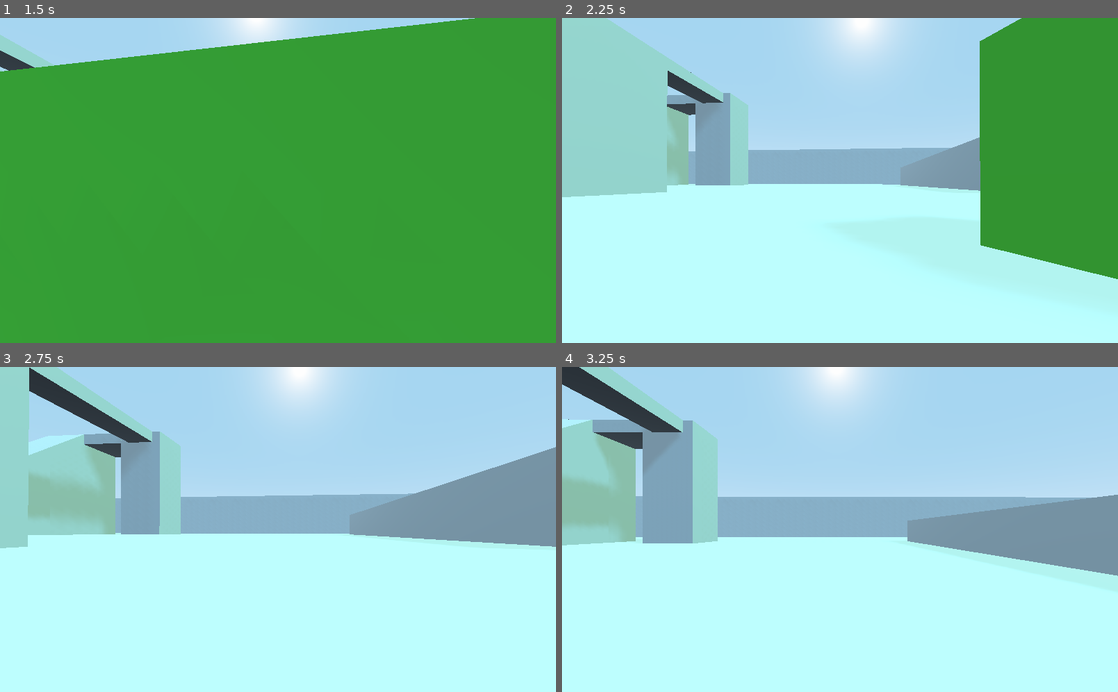
Above: before the commit, frames 1-4 (two rows, left to right).
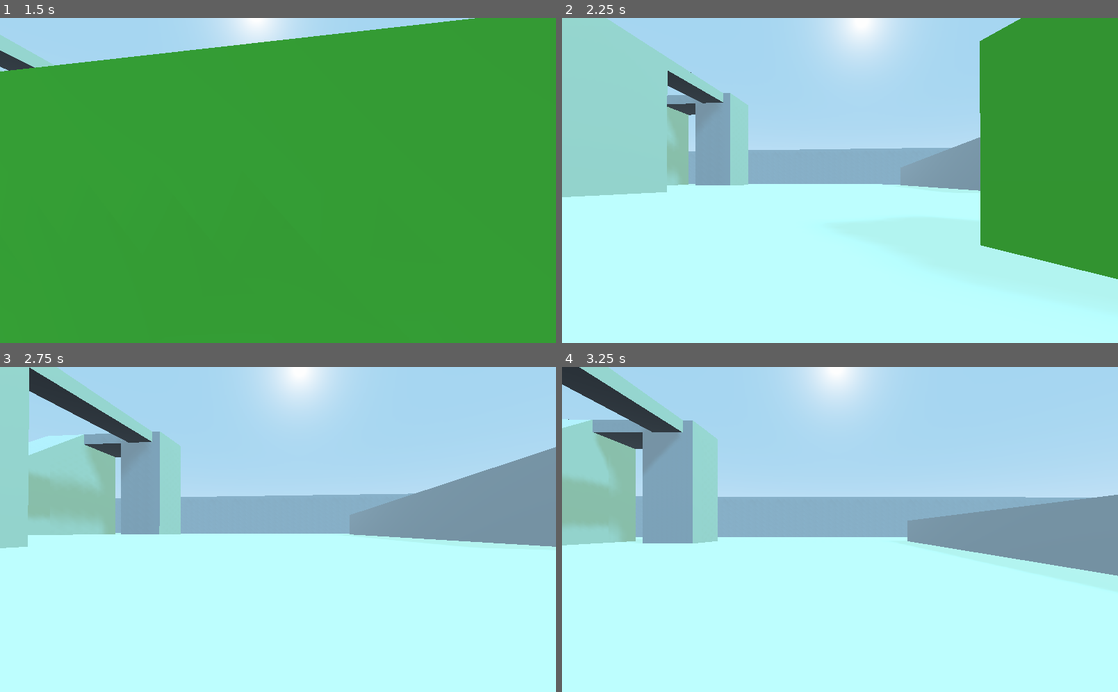
Above: after the commit, the same moments.

Repository: babypandabear3/bpb_fps_controller
Game: Godot game, scene res://demo/demo_scene.tscn
Same seed, same stepped clock (60 frames per second), same inputs: the game is played once before the commit and once after it.
Inputs (mouse positions are in pixels of both pictures, inside the frame that each line leads up to):
- Up to frame 1 (1.5 s): move the mouse to (272, 187) at 0.52 s; hold W (movement_forward) from 0.53 s (still down); tap E (action_activate) at 0.6 s; tap Space (movement_jump) at 0.77 s; move the mouse to (316, 183) at 1.27 s; tap C (action_crouch_toggle) at 1.35 s
- Up to frame 2 (2.25 s): keep holding W (movement_forward); tap Space (movement_jump) at 1.52 s; move the mouse to (795, 177) at 2.02 s; click (795, 177) at 2.1 s
- Up to frame 3 (2.75 s): keep holding W (movement_forward)
- Up to frame 4 (3.25 s): move the mouse to (845, 529) at 2.77 s; release W (movement_forward) at 2.78 s; hold A (movement_left) from 2.78 s (still down); tap Shift (action_sprint) at 2.85 s; tap Space (movement_jump) at 3.02 s

Frame 1 is identical in both runs. In frame 2, less than 0.1% of the frame differs, in the area x 71-96%, y 0-79%; in frame 3, less than 0.1%; in frame 4, less than 0.1%.

Commit message:
add ladder into demo

Diff:
--- a/demo/demo_scene.tscn
+++ b/demo/demo_scene.tscn
@@ -6,6 +6,7 @@
 [ext_resource path="res://demo/rotating_platform.tscn" type="PackedScene" id=4]
 [ext_resource path="res://player_controller/system/grabable_box.tscn" type="PackedScene" id=5]
 [ext_resource path="res://player_controller/system/wind_tunnel.tscn" type="PackedScene" id=6]
+[ext_resource path="res://player_controller/system/ladder.tscn" type="PackedScene" id=7]
 
 [sub_resource type="CubeMesh" id=1]
 size = Vector3( 4, 2, 4 )
@@ -31,16 +32,16 @@
 [sub_resource type="CubeMesh" id=8]
 size = Vector3( 8, 4, 0.5 )
 
+[sub_resource type="ConcavePolygonShape" id=9]
+data = PoolVector3Array( -4, 2, 0.25, 4, 2, 0.25, -4, -2, 0.25, 4, 2, 0.25, 4, -2, 0.25, -4, -2, 0.25, 4, 2, -0.25, -4, 2, -0.25, 4, -2, -0.25, -4, 2, -0.25, -4, -2, -0.25, 4, -2, -0.25, 4, 2, 0.25, 4, 2, -0.25, 4, -2, 0.25, 4, 2, -0.25, 4, -2, -0.25, 4, -2, 0.25, -4, 2, -0.25, -4, 2, 0.25, -4, -2, -0.25, -4, 2, 0.25, -4, -2, 0.25, -4, -2, -0.25, 4, 2, 0.25, -4, 2, 0.25, 4, 2, -0.25, -4, 2, 0.25, -4, 2, -0.25, 4, 2, -0.25, -4, -2, 0.25, 4, -2, 0.25, -4, -2, -0.25, 4, -2, 0.25, 4, -2, -0.25, -4, -2, -0.25 )
+
 [sub_resource type="ConcavePolygonShape" id=10]
 data = PoolVector3Array( -4, 2, 0.25, 4, 2, 0.25, -4, -2, 0.25, 4, 2, 0.25, 4, -2, 0.25, -4, -2, 0.25, 4, 2, -0.25, -4, …(392 unchanged characters)…
 
 [sub_resource type="ConcavePolygonShape" id=11]
 data = PoolVector3Array( -4, 2, 0.25, 4, 2, 0.25, -4, -2, 0.25, 4, 2, 0.25, 4, -2, 0.25, -4, -2, 0.25, 4, 2, -0.25, -4, …(392 unchanged characters)…
 
-[sub_resource type="ConcavePolygonShape" id=12]
-data = PoolVector3Array( -4, 2, 0.25, 4, 2, 0.25, -4, -2, 0.25, 4, 2, 0.25, 4, -2, 0.25, -4, -2, 0.25, 4, 2, -0.25, -4, 2, -0.25, 4, -2, -0.25, -4, 2, -0.25, -4, -2, -0.25, 4, -2, -0.25, 4, 2, 0.25, 4, 2, -0.25, 4, -2, 0.25, 4, 2, -0.25, 4, -2, -0.25, 4, -2, 0.25, -4, 2, -0.25, -4, 2, 0.25, -4, -2, -0.25, -4, 2, 0.25, -4, -2, 0.25, -4, -2, -0.25, 4, 2, 0.25, -4, 2, 0.25, 4, 2, -0.25, -4, 2, 0.25, -4, 2, -0.25, 4, 2, -0.25, -4, -2, 0.25, 4, -2, 0.25, -4, -2, -0.25, 4, -2, 0.25, 4, -2, -0.25, -4, -2, -0.25 )
-
-[sub_resource type="CubeMesh" id=9]
+[sub_resource type="CubeMesh" id=12]
 size = Vector3( 20, 4, 0.5 )
 
 [sub_resource type="ConcavePolygonShape" id=13]
@@ -187,3 +188,6 @@
 light_color = Color( 0.52549, 0.905882, 0.368627, 1 )
 light_energy = 0.5
 light_indirect_energy = 0.5
+
+[node name="ladder" parent="." instance=ExtResource( 7 )]
+transform = Transform( 1, 0, 0, 0, 1, 0, 0, 0, 1, -18, 0, -8.4101 )
Not shown: 4 places in demo/demo_scene.tscn that only renumber resources
Binary file added: demo/ladder.glb
